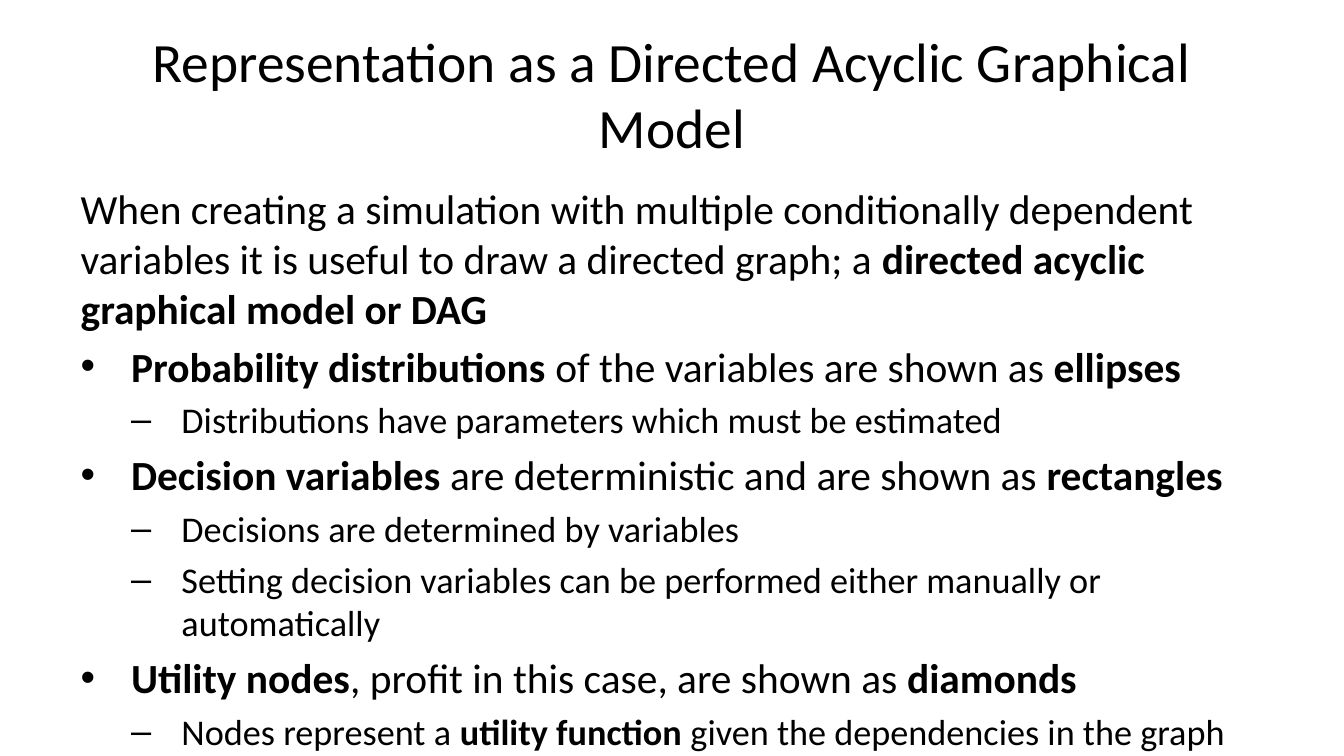
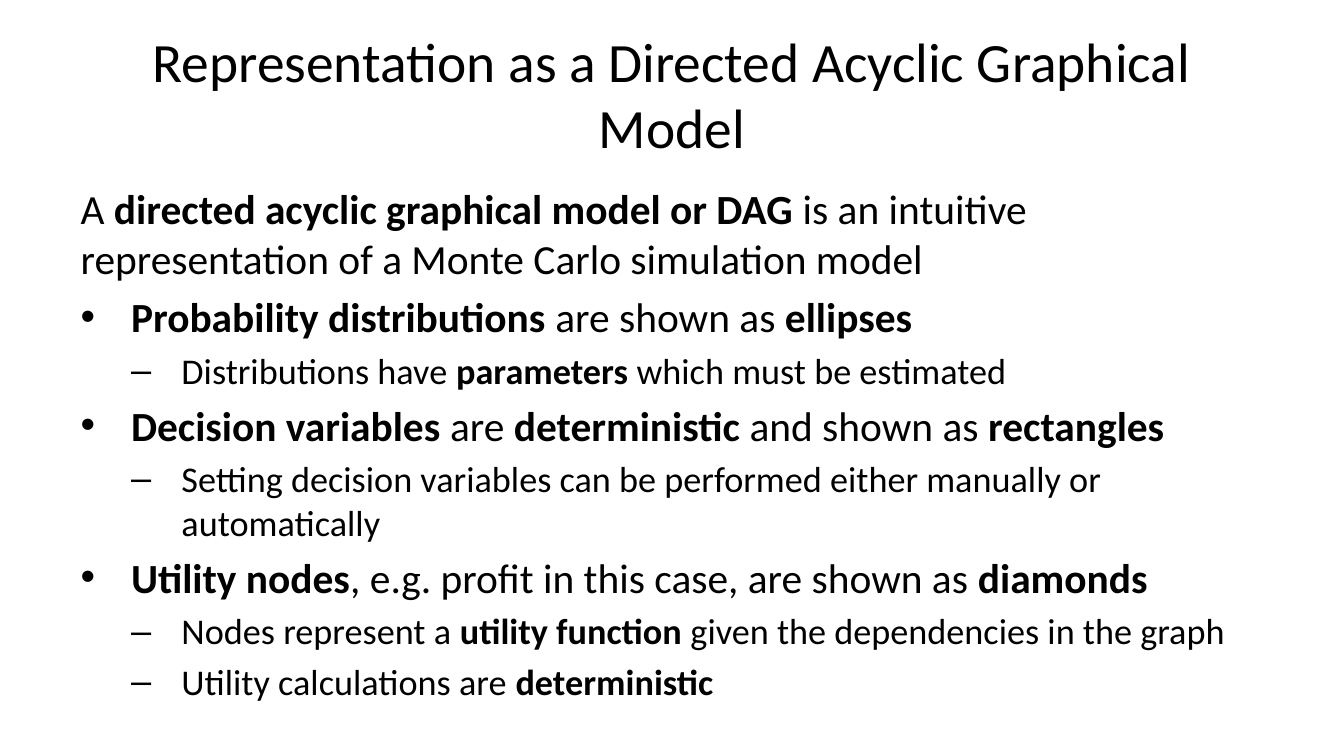
Before and after one commit to StephenElston/CSCI-E-83, a slide deck: slide 42 of LectureSlides/04_SamplingAndSimulation.pptx. Drawn at 1344x756 pixels with LibreOffice and Linux fonts; fonts in the diff are those of the drawing. Boxes give left, top, right and bottom in pixels: in the first picture for what was removed or moved away, otherwise in the second. Text is boxed around its words. In the diff, an @@ line names an element or a change of style, - is before the commit and + after.

```diff
--- a/LectureSlides/04_SamplingAndSimulation.pptx
+++ b/LectureSlides/04_SamplingAndSimulation.pptx
@@ text at [81,195,1027,339]: text changed @@
-When creating a simulation with multiple conditionally dependent variables it is useful to draw a directed graph; a directed acyclic graphical model or DAG
-• Probability distributions of the variables are shown as ellipses
+A directed acyclic graphical model or DAG is an intuitive representation of a Monte Carlo simulation model
+• Probability distributions are shown as ellipses
@@ text at [181,359,1006,390]: bold on in "parameters" @@
@@ text at [131,412,1164,448]: text changed; bold on @@
-• Decision variables are deterministic and are shown as rectangles
-  – Decisions are determined by variables
+• Decision variables are deterministic and shown as rectangles
@@ text at [131,564,1148,600]: text changed @@
-• Utility nodes, profit in this case, are shown as diamonds
+• Utility nodes, e.g. profit in this case, are shown as diamonds
@@ text at [181,669,714,701]: text changed @@
-  – Utility calculations are deterministic given the input values
+  – Utility calculations are deterministic
```
Also in this commit, not shown: 9 other slides changed.
